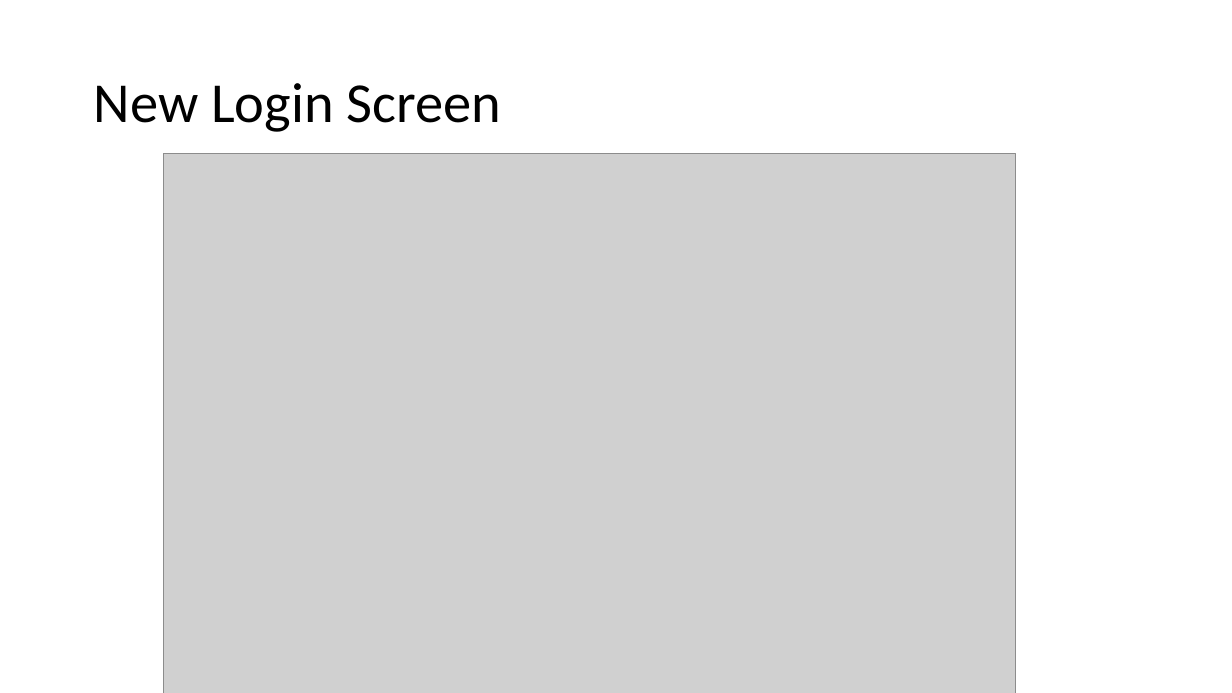
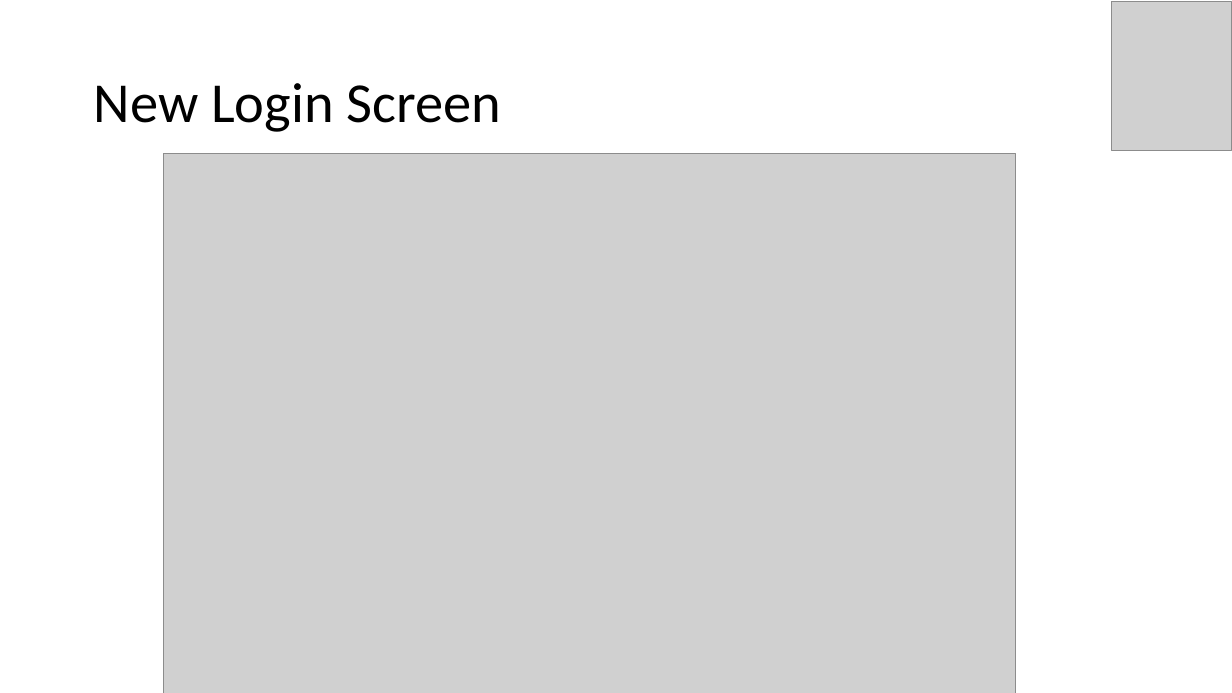
Before and after one commit to CEFSTUDIO/Clever323, a slide deck: slide 4 of Presentations/Sprint3Powerpoint.pptx. Drawn at 1232x693 pixels with LibreOffice and Linux fonts; fonts in the diff are those of the drawing; grey boxes stand for pictures. Boxes give left, top, right and bottom in pixels: in the first picture for what was removed or moved away, otherwise in the second. Text is boxed around its words. In the diff, an @@ line names an element or a change of style, - is before the commit and + after.

Commit message:
updated pp3

```diff
--- a/Presentations/Sprint3Powerpoint.pptx
+++ b/Presentations/Sprint3Powerpoint.pptx
@@ picture added at (x1=1112, y1=2, x2=1232, y2=151) @@
```
